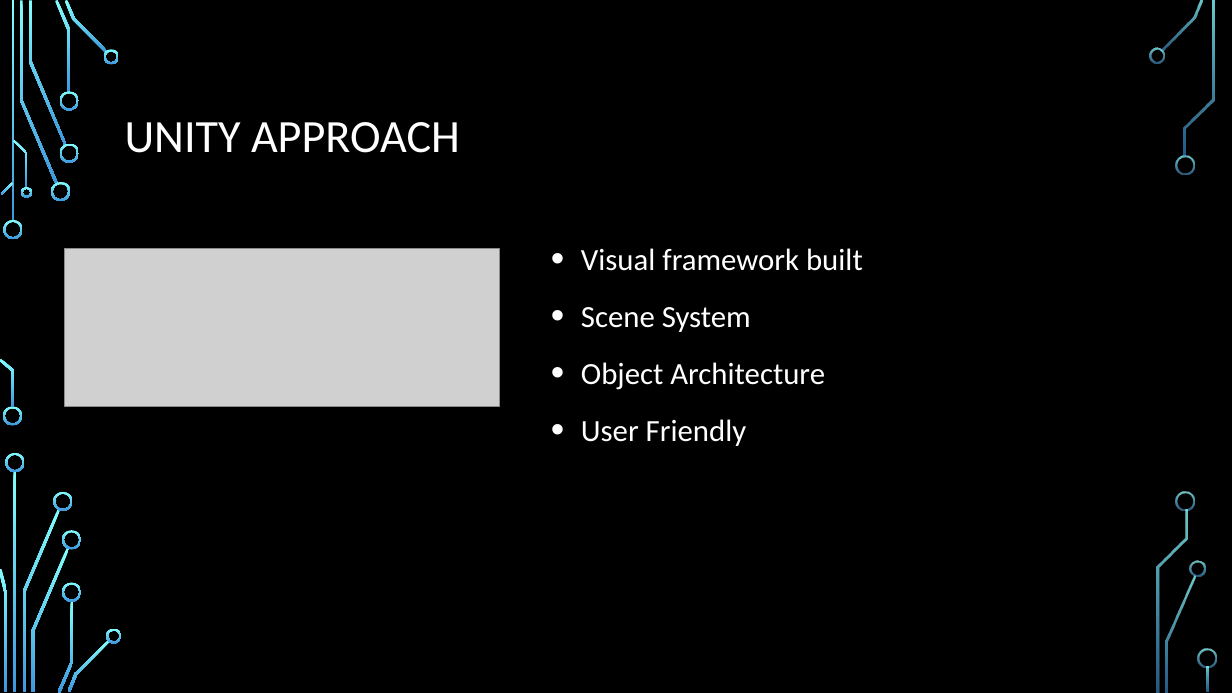
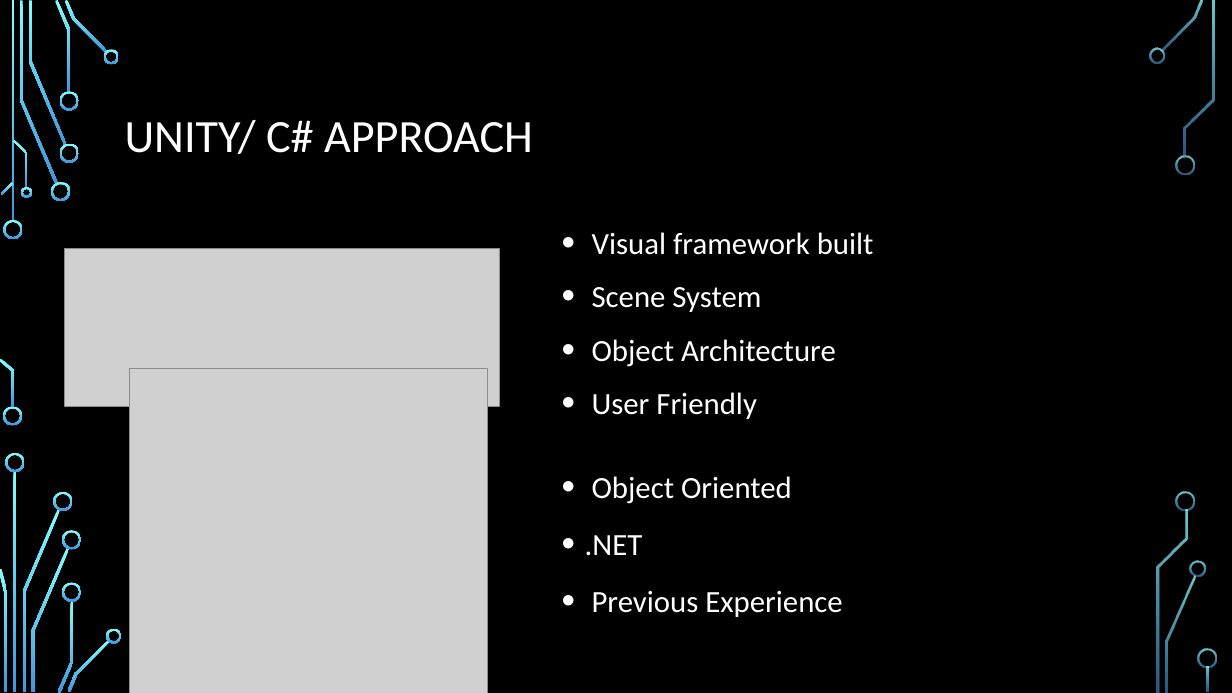
Before and after one commit to manherna/ISS, a slide deck: slide 3 of ISS_FinalPresentation.pptx. Drawn at 1232x693 pixels with LibreOffice and Linux fonts; fonts in the diff are those of the drawing; grey boxes stand for pictures; background and template pictures are left out. Boxes give left, top, right and bottom in pixels: in the first picture for what was removed or moved away, otherwise in the second. Text is boxed around its words. In the diff, an @@ line names an element or a change of style, - is before the commit and + after.

```diff
--- a/ISS_FinalPresentation.pptx
+++ b/ISS_FinalPresentation.pptx
@@ title at [125,120,533,154]: text changed @@
-UNITY APPROACH
+UNITY/ C# APPROACH
@@ text "Visual framework built": place and size @@
-text "Visual framework built" at [581,248,863,446]
+text "Visual framework built" at [592,232,874,419]
@@ text "Visual framework built" at [592,232,874,419]: line spacing 1.2 to 1.1 @@
@@ picture added at [129,369,487,693] @@
@@ text added at [585,476,842,617], 24 pt, text #FFFFFF @@
+• Object Oriented
+• .NET
+• Previous Experience
```
Also in this commit, not shown: 2 other slides changed, 4 slides added, 11 other files.
